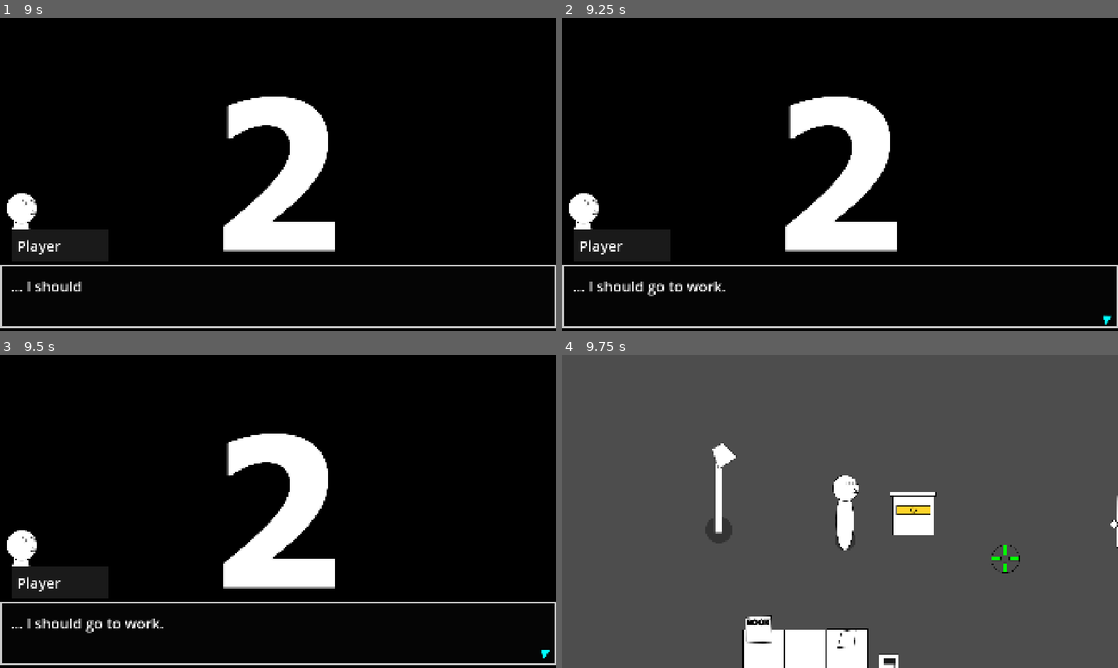
Above: before the commit, frames 1-4 (two rows, left to right).
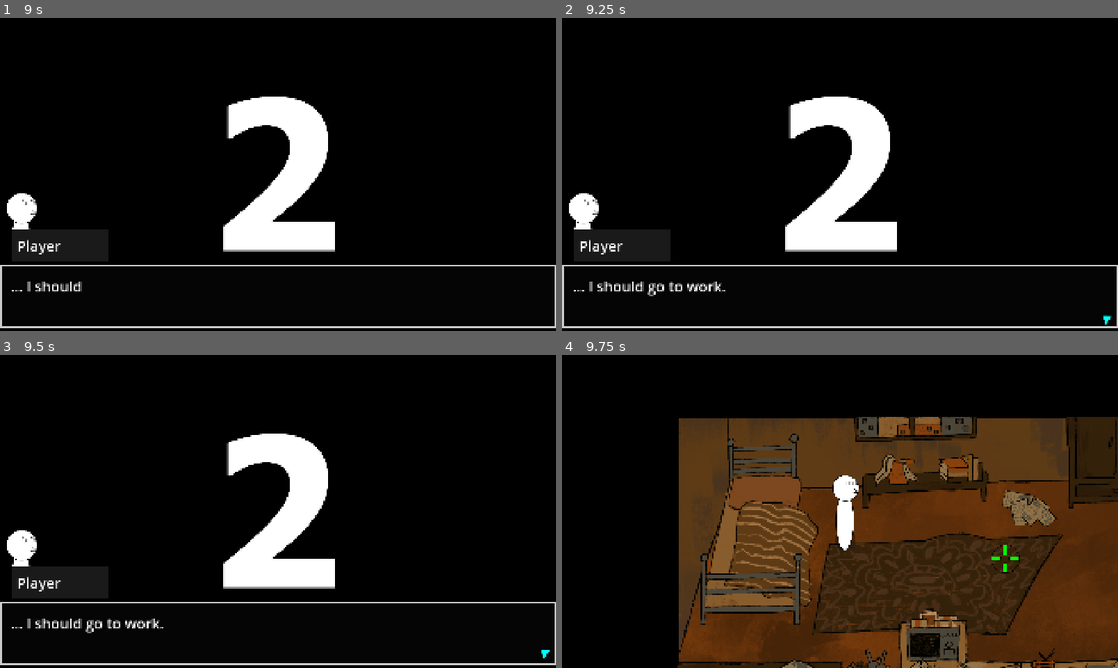
Above: after the commit, the same moments.

Repository: mathew-tran/jamegam50
Game: Godot game, scene res://Scenes/Title.tscn
Same seed, same stepped clock (60 frames per second), same inputs: the game is played once before the commit and once after it.
Inputs (mouse positions are in pixels of both pictures, inside the frame that each line leads up to):
- Up to frame 1 (9 s): move the mouse to (400, 158) at 0.52 s; press the mouse at (400, 158) at 0.53 s; move the mouse to (166, 190) at 1.27 s; release the mouse at (166, 190) at 1.28 s; click (166, 190) at 1.35 s; tap Enter at 2, 6.5, 8 s; move the mouse to (333, 105) at 2.02 s; press the mouse at (333, 105) at 2.03 s; move the mouse to (250, 237) at 2.77 s; release the mouse at (250, 237) at 2.78 s; click (250, 237) at 2.85 s; move the mouse to (444, 221) at 3.52 s; press the mouse at (444, 221) at 3.53 s; move the mouse to (111, 127) at 4.27 s; release the mouse at (111, 127) at 4.28 s; click (111, 127) at 4.35 s; move the mouse to (305, 174) at 5.02 s; press the mouse at (305, 174) at 5.03 s; tap Space at 5.75, 7.25 s; move the mouse to (194, 96) at 5.77 s; release the mouse at (194, 96) at 5.78 s; click (194, 96) at 5.85 s; move the mouse to (400, 158) at 6.52 s; press the mouse at (400, 158) at 6.53 s; move the mouse to (166, 190) at 7.27 s; release the mouse at (166, 190) at 7.28 s; click (166, 190) at 7.35 s; move the mouse to (333, 105) at 8.02 s; press the mouse at (333, 105) at 8.03 s; move the mouse to (250, 237) at 8.77 s; release the mouse at (250, 237) at 8.78 s; click (250, 237) at 8.85 s
- Up to frame 2 (9.25 s): no input
- Up to frame 3 (9.5 s): no input
- Up to frame 4 (9.75 s): tap Space at 9.5 s; move the mouse to (1006, 558) at 9.52 s; press the mouse at (1006, 558) at 9.53 s

Frames 1-3 are identical in both runs. In frame 4, 97% of the frame differs, in the area x 0-100%, y 0-100%.

Commit message:
integrate assets

Diff:
--- a/Prefabs/Autoload/TransitionScene.tscn
+++ b/Prefabs/Autoload/TransitionScene.tscn
@@ -18,6 +18,33 @@
 
 [sub_resource type="StyleBoxTexture" id="StyleBoxTexture_bfmyn"]
 texture = SubResource("NoiseTexture2D_ciiyh")
+
+[sub_resource type="Animation" id="Animation_ufw5x"]
+length = 0.001
+tracks/0/type = "value"
+tracks/0/imported = false
+tracks/0/enabled = true
+tracks/0/path = NodePath("Panel:modulate")
+tracks/0/interp = 1
+tracks/0/loop_wrap = true
+tracks/0/keys = {
+"times": PackedFloat32Array(0),
+"transitions": PackedFloat32Array(1),
+"update": 0,
+"values": [Color(1, 1, 1, 1)]
+}
+tracks/1/type = "value"
+tracks/1/imported = false
+tracks/1/enabled = true
+tracks/1/path = NodePath("AudioStreamPlayer2D:playing")
+tracks/1/interp = 1
+tracks/1/loop_wrap = true
+tracks/1/keys = {
+"times": PackedFloat32Array(0),
+"transitions": PackedFloat32Array(1),
+"update": 1,
+"values": [false]
+}
 
 [sub_resource type="Animation" id="Animation_ohxp3"]
 resource_name = "animateIn"
@@ -47,33 +74,6 @@
 "values": [false, true, false]
 }
 
-[sub_resource type="Animation" id="Animation_ufw5x"]
-length = 0.001
-tracks/0/type = "value"
-tracks/0/imported = false
-tracks/0/enabled = true
-tracks/0/path = NodePath("Panel:modulate")
-tracks/0/interp = 1
-tracks/0/loop_wrap = true
-tracks/0/keys = {
-"times": PackedFloat32Array(0),
-"transitions": PackedFloat32Array(1),
-"update": 0,
-"values": [Color(1, 1, 1, 1)]
-}
-tracks/1/type = "value"
-tracks/1/imported = false
-tracks/1/enabled = true
-tracks/1/path = NodePath("AudioStreamPlayer2D:playing")
-tracks/1/interp = 1
-tracks/1/loop_wrap = true
-tracks/1/keys = {
-"times": PackedFloat32Array(0),
-"transitions": PackedFloat32Array(1),
-"update": 1,
-"values": [false]
-}
-
 [sub_resource type="AnimationLibrary" id="AnimationLibrary_iyff8"]
 _data = {
 &"RESET": SubResource("Animation_ufw5x"),
--- /dev/null
+++ b/Prefabs/Environment/Blockers/Blocker.tscn
@@ -0,0 +1,10 @@
+[gd_scene load_steps=2 format=3 uid="uid://cic07ev5n0vgg"]
+
+[sub_resource type="RectangleShape2D" id="RectangleShape2D_308tu"]
+size = Vector2(1796, 113)
+
+[node name="Blocker" type="StaticBody2D"]
+
+[node name="CollisionShape2D" type="CollisionShape2D" parent="."]
+position = Vector2(763, 9.5)
+shape = SubResource("RectangleShape2D_308tu")
--- /dev/null
+++ b/Prefabs/Environment/House/Bed.tscn
@@ -0,0 +1,15 @@
+[gd_scene load_steps=3 format=3 uid="uid://odw7tip2m2sd"]
+
+[ext_resource type="Texture2D" uid="uid://cm3jl877w8ij" path="res://Art/Environment/House/Bed.PNG" id="1_up0oe"]
+
+[sub_resource type="RectangleShape2D" id="RectangleShape2D_wijmv"]
+size = Vector2(367, 668)
+
+[node name="Bed" type="StaticBody2D"]
+
+[node name="Sprite2D" type="Sprite2D" parent="."]
+texture = ExtResource("1_up0oe")
+
+[node name="CollisionShape2D" type="CollisionShape2D" parent="."]
+position = Vector2(-19.5, -9)
+shape = SubResource("RectangleShape2D_wijmv")
--- /dev/null
+++ b/Prefabs/Environment/House/Books.tscn
@@ -0,0 +1,15 @@
+[gd_scene load_steps=3 format=3 uid="uid://cyyuv65adscg2"]
+
+[ext_resource type="Texture2D" uid="uid://dgvdjprqqk7vg" path="res://Art/Environment/House/books.PNG" id="1_h1gnc"]
+
+[sub_resource type="RectangleShape2D" id="RectangleShape2D_oohhw"]
+size = Vector2(163, 51)
+
+[node name="Books" type="StaticBody2D"]
+
+[node name="Sprite2D" type="Sprite2D" parent="."]
+texture = ExtResource("1_h1gnc")
+
+[node name="CollisionShape2D" type="CollisionShape2D" parent="."]
+position = Vector2(-1.5, 19.5)
+shape = SubResource("RectangleShape2D_oohhw")
--- /dev/null
+++ b/Prefabs/Environment/House/FloorWalls.tscn
@@ -0,0 +1,8 @@
+[gd_scene load_steps=2 format=3 uid="uid://cpjejg7t712hd"]
+
+[ext_resource type="Texture2D" uid="uid://bewuqnrqoqq5n" path="res://Art/Environment/House/FloorWalls.PNG" id="1_ogocc"]
+
+[node name="FloorWalls" type="Node2D"]
+
+[node name="Sprite2D" type="Sprite2D" parent="."]
+texture = ExtResource("1_ogocc")
--- /dev/null
+++ b/Prefabs/Environment/House/HouseTable.tscn
@@ -0,0 +1,15 @@
+[gd_scene load_steps=3 format=3 uid="uid://c0fvdyooognd7"]
+
+[ext_resource type="Texture2D" uid="uid://b0iihi8nfl4pg" path="res://Art/Environment/House/table.PNG" id="1_bqhnx"]
+
+[sub_resource type="RectangleShape2D" id="RectangleShape2D_hfo2b"]
+size = Vector2(588, 188)
+
+[node name="Table" type="StaticBody2D"]
+
+[node name="CollisionShape2D" type="CollisionShape2D" parent="."]
+position = Vector2(-8, 8)
+shape = SubResource("RectangleShape2D_hfo2b")
+
+[node name="Sprite2D" type="Sprite2D" parent="."]
+texture = ExtResource("1_bqhnx")
--- a/Prefabs/Environment/House/InteractableBook.tscn
+++ b/Prefabs/Environment/House/InteractableBook.tscn
@@ -1,8 +1,9 @@
-[gd_scene load_steps=7 format=3 uid="uid://bfvaw5h806ccy"]
+[gd_scene load_steps=8 format=3 uid="uid://bfvaw5h806ccy"]
 
 [ext_resource type="PackedScene" uid="uid://c3l54mkl1be42" path="res://Prefabs/Environment/InteractableItem.tscn" id="1_kfccb"]
-[ext_resource type="Texture2D" uid="uid://t80upgffv8fl" path="res://Art/Environment/BookPlaceholder.png" id="2_gw5v1"]
+[ext_resource type="Texture2D" uid="uid://k5w3jqvhxget" path="res://Art/Environment/House/book.PNG" id="2_y0wba"]
 [ext_resource type="Script" uid="uid://byqjsgo6271ad" path="res://DataTypes/CutsceneData.gd" id="3_dl6w5"]
+[ext_resource type="Script" uid="uid://dvueh6b07v70v" path="res://DataTypes/OptionData.gd" id="4_f4cur"]
 
 [sub_resource type="Resource" id="Resource_y0wba"]
 script = ExtResource("3_dl6w5")
@@ -12,25 +13,26 @@
 \"Not because of their next grief, but from that endless immense beauty above their heads…”
 "
 MusicType = 2
+Options = Array[ExtResource("4_f4cur")]([])
 metadata/_custom_type_script = "uid://byqjsgo6271ad"
 
 [sub_resource type="RectangleShape2D" id="RectangleShape2D_gw5v1"]
 resource_local_to_scene = true
 custom_solver_bias = 1.0
-size = Vector2(93, 94)
+size = Vector2(276, 185)
 
 [sub_resource type="RectangleShape2D" id="RectangleShape2D_dl6w5"]
 resource_local_to_scene = true
 size = Vector2(92, 93)
 
-[node name="InteractableItem" instance=ExtResource("1_kfccb")]
-texture = ExtResource("2_gw5v1")
+[node name="InteractableBook" instance=ExtResource("1_kfccb")]
+texture = ExtResource("2_y0wba")
 InteractText = "READ"
 CutScenes = Array[ExtResource("3_dl6w5")]([SubResource("Resource_y0wba")])
 bHideItemWhileInteracting = true
 
 [node name="CollisionShape2D" parent="Area2D" index="0"]
-position = Vector2(-0.5, -1)
+position = Vector2(-5, -1.5)
 shape = SubResource("RectangleShape2D_gw5v1")
 
 [node name="CollisionShape2D" parent="StaticBody2D" index="0"]
--- a/Prefabs/Environment/House/InteractableNotepad.tscn
+++ b/Prefabs/Environment/House/InteractableNotepad.tscn
@@ -1,8 +1,9 @@
-[gd_scene load_steps=7 format=3 uid="uid://n5aq5qkyuyks"]
+[gd_scene load_steps=8 format=3 uid="uid://n5aq5qkyuyks"]
 
 [ext_resource type="PackedScene" uid="uid://c3l54mkl1be42" path="res://Prefabs/Environment/InteractableItem.tscn" id="1_xc2f2"]
-[ext_resource type="Texture2D" uid="uid://61squjjevq0k" path="res://Art/Environment/NotepadPlaceholder.png" id="2_otya1"]
+[ext_resource type="Texture2D" uid="uid://djr107yw8653y" path="res://Art/Environment/House/notes.PNG" id="2_m2cvw"]
 [ext_resource type="Script" uid="uid://byqjsgo6271ad" path="res://DataTypes/CutsceneData.gd" id="3_m2cvw"]
+[ext_resource type="Script" uid="uid://dvueh6b07v70v" path="res://DataTypes/OptionData.gd" id="4_gtaft"]
 
 [sub_resource type="Resource" id="Resource_gtaft"]
 script = ExtResource("3_m2cvw")
@@ -13,24 +14,26 @@
 \"Maybe that’s the reason? I need to visit a doctor.”
 "
 MusicType = 2
+Options = Array[ExtResource("4_gtaft")]([])
 metadata/_custom_type_script = "uid://byqjsgo6271ad"
 
 [sub_resource type="RectangleShape2D" id="RectangleShape2D_mnsi6"]
 resource_local_to_scene = true
 custom_solver_bias = 1.0
-size = Vector2(66, 70)
+size = Vector2(249, 163)
 
 [sub_resource type="RectangleShape2D" id="RectangleShape2D_otya1"]
 resource_local_to_scene = true
 size = Vector2(67, 76)
 
-[node name="InteractableItem" instance=ExtResource("1_xc2f2")]
-texture = ExtResource("2_otya1")
+[node name="InteractableNotes" instance=ExtResource("1_xc2f2")]
+texture = ExtResource("2_m2cvw")
 InteractText = "READ"
 CutScenes = Array[ExtResource("3_m2cvw")]([SubResource("Resource_gtaft")])
 bHideItemWhileInteracting = true
 
 [node name="CollisionShape2D" parent="Area2D" index="0"]
+position = Vector2(5.5, 9.5)
 shape = SubResource("RectangleShape2D_mnsi6")
 
 [node name="CollisionShape2D" parent="StaticBody2D" index="0"]
--- /dev/null
+++ b/Prefabs/Environment/House/KitchenTable.tscn
@@ -0,0 +1,11 @@
+[gd_scene load_steps=2 format=3 uid="uid://bbkaloki1dggh"]
+
+[ext_resource type="Texture2D" uid="uid://qutt2jkl0py1" path="res://Art/Environment/House/kitchenTable.PNG" id="1_51t4j"]
+
+[node name="KitchenTable" type="StaticBody2D"]
+
+[node name="Sprite2D" type="Sprite2D" parent="."]
+texture = ExtResource("1_51t4j")
+
+[node name="CollisionPolygon2D" type="CollisionPolygon2D" parent="."]
+polygon = PackedVector2Array(-239, -159.6, -339, -174.6, -339, -171.4, -478.7, -162, -489.2, -162, -485, 13.2, -485, 40, -490, 71.2, -490, 135.9, -459, 159, -459, 164.8, 105, 174.8, 105, 176, 115.5, 176, 246.9, 157.4, 295, 168.8, 295, 172.4, 456.4, 166, 472.4, 166, 483.7, -13, 486.8, -20.2, 458, -50.1, 458, -58.7, 351, -42.3, 321.9, -54, 313.3, -54, 266.4, -37.6, 72, -27.9, 33, -26, 48, -28, -234.4, -32.3, -239, -149)
--- /dev/null
+++ b/Prefabs/Environment/House/LittleTable.tscn
@@ -0,0 +1,15 @@
+[gd_scene load_steps=3 format=3 uid="uid://ccaf17kis2eis"]
+
+[ext_resource type="Texture2D" uid="uid://dplx28g6hv6sp" path="res://Art/Environment/House/littleTable.PNG" id="1_2xt13"]
+
+[sub_resource type="RectangleShape2D" id="RectangleShape2D_t50is"]
+size = Vector2(438, 86)
+
+[node name="LittleTable" type="StaticBody2D"]
+
+[node name="Sprite2D" type="Sprite2D" parent="."]
+texture = ExtResource("1_2xt13")
+
+[node name="CollisionShape2D" type="CollisionShape2D" parent="."]
+position = Vector2(1, -1)
+shape = SubResource("RectangleShape2D_t50is")
--- /dev/null
+++ b/Prefabs/Environment/House/Microwave.tscn
@@ -0,0 +1,15 @@
+[gd_scene load_steps=3 format=3 uid="uid://bu7s8j3t15jmy"]
+
+[ext_resource type="Texture2D" uid="uid://clf0c0757rgch" path="res://Art/Environment/House/microwave.PNG" id="1_u0rfj"]
+
+[sub_resource type="RectangleShape2D" id="RectangleShape2D_4lx27"]
+size = Vector2(189, 181)
+
+[node name="Microwave" type="StaticBody2D"]
+
+[node name="Sprite2D" type="Sprite2D" parent="."]
+texture = ExtResource("1_u0rfj")
+
+[node name="CollisionShape2D" type="CollisionShape2D" parent="."]
+position = Vector2(-10.5, 17.5)
+shape = SubResource("RectangleShape2D_4lx27")
--- /dev/null
+++ b/Prefabs/Environment/House/Plant.tscn
@@ -0,0 +1,15 @@
+[gd_scene load_steps=3 format=3 uid="uid://bad1pdlg7p8bg"]
+
+[ext_resource type="Texture2D" uid="uid://ce1hlleiai0ab" path="res://Art/Environment/House/plant.PNG" id="1_sfiaf"]
+
+[sub_resource type="RectangleShape2D" id="RectangleShape2D_sfiaf"]
+size = Vector2(88, 86)
+
+[node name="Plant" type="StaticBody2D"]
+
+[node name="Sprite2D" type="Sprite2D" parent="."]
+texture = ExtResource("1_sfiaf")
+
+[node name="CollisionShape2D" type="CollisionShape2D" parent="."]
+position = Vector2(9, 15)
+shape = SubResource("RectangleShape2D_sfiaf")
--- /dev/null
+++ b/Prefabs/Environment/House/TableTrash.tscn
@@ -0,0 +1,8 @@
+[gd_scene load_steps=2 format=3 uid="uid://b7k8x7w6hgboa"]
+
+[ext_resource type="Texture2D" uid="uid://u15ns5ms4vkx" path="res://Art/Environment/House/trashOnTable.PNG" id="1_l5mkj"]
+
+[node name="TableTrash" type="StaticBody2D"]
+
+[node name="Sprite2D" type="Sprite2D" parent="."]
+texture = ExtResource("1_l5mkj")
--- /dev/null
+++ b/Prefabs/Environment/House/Trashcan.tscn
@@ -0,0 +1,15 @@
+[gd_scene load_steps=3 format=3 uid="uid://8qn670npkvf2"]
+
+[ext_resource type="Texture2D" uid="uid://c5t1xuq8v4cbs" path="res://Art/Environment/House/trashcan.PNG" id="1_qigop"]
+
+[sub_resource type="RectangleShape2D" id="RectangleShape2D_s4j3d"]
+size = Vector2(176, 171)
+
+[node name="Trashcan" type="StaticBody2D"]
+
+[node name="Sprite2D" type="Sprite2D" parent="."]
+texture = ExtResource("1_qigop")
+
+[node name="CollisionShape2D" type="CollisionShape2D" parent="."]
+position = Vector2(2, 40.5)
+shape = SubResource("RectangleShape2D_s4j3d")
--- /dev/null
+++ b/Prefabs/Environment/House/Wardrobe.tscn
@@ -0,0 +1,15 @@
+[gd_scene load_steps=3 format=3 uid="uid://cykc6830hkf02"]
+
+[ext_resource type="Texture2D" uid="uid://c4hycnl2vqrpy" path="res://Art/Environment/House/wardrobe.PNG" id="1_k7qka"]
+
+[sub_resource type="RectangleShape2D" id="RectangleShape2D_qjdgh"]
+size = Vector2(372, 317)
+
+[node name="Wardrobe" type="StaticBody2D"]
+
+[node name="Sprite2D" type="Sprite2D" parent="."]
+texture = ExtResource("1_k7qka")
+
+[node name="CollisionShape2D" type="CollisionShape2D" parent="."]
+position = Vector2(-11, -15.5)
+shape = SubResource("RectangleShape2D_qjdgh")
--- /dev/null
+++ b/Prefabs/Environment/House/Window.tscn
@@ -0,0 +1,8 @@
+[gd_scene load_steps=2 format=3 uid="uid://witv4a48dwkq"]
+
+[ext_resource type="Texture2D" uid="uid://dqdqbb7uclje8" path="res://Art/Environment/House/window.PNG" id="1_ac1yk"]
+
+[node name="Window" type="Node2D"]
+
+[node name="Sprite2D" type="Sprite2D" parent="."]
+texture = ExtResource("1_ac1yk")
--- a/Scenes/Main.tscn
+++ b/Scenes/Main.tscn
@@ -1,22 +1,33 @@
-[gd_scene load_steps=23 format=3 uid="uid://cnsfdc5wb0cb1"]
+[gd_scene load_steps=32 format=3 uid="uid://cnsfdc5wb0cb1"]
 
 [ext_resource type="Script" uid="uid://bx0itqrisx6qs" path="res://Scripts/Main.gd" id="1_r150o"]
 [ext_resource type="Script" uid="uid://byqjsgo6271ad" path="res://DataTypes/CutsceneData.gd" id="2_4kpch"]
 [ext_resource type="PackedScene" uid="uid://m7eqcxxm3e24" path="res://Prefabs/Player.tscn" id="2_idj7w"]
 [ext_resource type="Texture2D" uid="uid://bboqsmd00emng" path="res://Art/CutSceneStills/Test1.png" id="3_grg3l"]
-[ext_resource type="PackedScene" uid="uid://d2nqmvbp4c2hu" path="res://Prefabs/Environment/Box.tscn" id="3_kln2b"]
 [ext_resource type="Script" uid="uid://dvueh6b07v70v" path="res://DataTypes/OptionData.gd" id="4_2w5on"]
 [ext_resource type="Texture2D" uid="uid://col6mb1s1fvko" path="res://Art/CutSceneStills/Test2.png" id="4_frkhe"]
 [ext_resource type="Resource" uid="uid://rdwh1ys6h2x" path="res://Content/Characters/Character_Player.tres" id="5_grg3l"]
-[ext_resource type="PackedScene" uid="uid://cr3mstg62i332" path="res://Prefabs/Environment/InteractableDresser.tscn" id="5_jw32o"]
 [ext_resource type="PackedScene" uid="uid://cmwjabbwgt077" path="res://Prefabs/UI/InteractPanel.tscn" id="5_pbw6q"]
-[ext_resource type="PackedScene" uid="uid://dkwadeoluirfn" path="res://Prefabs/Environment/InteractableLamp.tscn" id="6_v1gob"]
-[ext_resource type="PackedScene" uid="uid://b4sh2igo0fbb7" path="res://Prefabs/Environment/InteractableLightSwitch.tscn" id="7_jw32o"]
-[ext_resource type="AudioStream" uid="uid://d0puxgd53a0na" path="res://Audio/SFX/drawer.ogg" id="8_erwvk"]
+[ext_resource type="PackedScene" uid="uid://odw7tip2m2sd" path="res://Prefabs/Environment/House/Bed.tscn" id="7_0sclb"]
+[ext_resource type="PackedScene" uid="uid://c0fvdyooognd7" path="res://Prefabs/Environment/House/HouseTable.tscn" id="7_346fj"]
+[ext_resource type="PackedScene" uid="uid://cpjejg7t712hd" path="res://Prefabs/Environment/House/FloorWalls.tscn" id="7_sxkr1"]
+[ext_resource type="PackedScene" uid="uid://cyyuv65adscg2" path="res://Prefabs/Environment/House/Books.tscn" id="8_sxkr1"]
+[ext_resource type="PackedScene" uid="uid://ccaf17kis2eis" path="res://Prefabs/Environment/House/LittleTable.tscn" id="11_hwpts"]
 [ext_resource type="PackedScene" uid="uid://n5aq5qkyuyks" path="res://Prefabs/Environment/House/InteractableNotepad.tscn" id="12_grg3l"]
 [ext_resource type="PackedScene" uid="uid://bfvaw5h806ccy" path="res://Prefabs/Environment/House/InteractableBook.tscn" id="13_frkhe"]
 [ext_resource type="PackedScene" uid="uid://dvoydeg05t3xe" path="res://Scenes/Part2.tscn" id="13_h1m7h"]
+[ext_resource type="PackedScene" uid="uid://8qn670npkvf2" path="res://Prefabs/Environment/House/Trashcan.tscn" id="13_jyqft"]
 [ext_resource type="PackedScene" uid="uid://bcml3rn2er3g2" path="res://Prefabs/Environment/House/InteractableDoor.tscn" id="14_1p5hy"]
+[ext_resource type="PackedScene" uid="uid://bu7s8j3t15jmy" path="res://Prefabs/Environment/House/Microwave.tscn" id="14_3tgeq"]
+[ext_resource type="AudioStream" uid="uid://ej728w2bnxlv" path="res://Audio/SFX/Dooropenreal.wav" id="18_kpo4j"]
+[ext_resource type="PackedScene" uid="uid://bbkaloki1dggh" path="res://Prefabs/Environment/House/KitchenTable.tscn" id="21_fq0cl"]
+[ext_resource type="PackedScene" uid="uid://bad1pdlg7p8bg" path="res://Prefabs/Environment/House/Plant.tscn" id="23_c4ay3"]
+[ext_resource type="PackedScene" uid="uid://cykc6830hkf02" path="res://Prefabs/Environment/House/Wardrobe.tscn" id="24_3tgeq"]
+[ext_resource type="PackedScene" uid="uid://cic07ev5n0vgg" path="res://Prefabs/Environment/Blockers/Blocker.tscn" id="25_aht7i"]
+[ext_resource type="PackedScene" uid="uid://witv4a48dwkq" path="res://Prefabs/Environment/House/Window.tscn" id="25_c4ay3"]
+[ext_resource type="AudioStream" uid="uid://cdv6mdlspog7o" path="res://Audio/Ambients/ambientstreet.ogg" id="26_5jffn"]
+[ext_resource type="PackedScene" uid="uid://b7k8x7w6hgboa" path="res://Prefabs/Environment/House/TableTrash.tscn" id="26_aht7i"]
+[ext_resource type="Script" uid="uid://smhacb81w4cp" path="res://Scripts/AmbientPlayer.gd" id="27_5jffn"]
 
 [sub_resource type="Resource" id="Resource_1p5hy"]
 script = ExtResource("2_4kpch")
@@ -44,25 +55,11 @@
 Options = Array[ExtResource("4_2w5on")]([])
 metadata/_custom_type_script = "uid://byqjsgo6271ad"
 
-[sub_resource type="Resource" id="Resource_uibst"]
-script = ExtResource("2_4kpch")
-TextToSay = "There is nothing in here."
-MusicType = 2
-Options = Array[ExtResource("4_2w5on")]([])
-metadata/_custom_type_script = "uid://byqjsgo6271ad"
-
-[sub_resource type="Resource" id="Resource_2w5on"]
-script = ExtResource("2_4kpch")
-TextToSay = ""
-MusicType = 2
-SFX = ExtResource("8_erwvk")
-Options = Array[ExtResource("4_2w5on")]([])
-metadata/_custom_type_script = "uid://byqjsgo6271ad"
-
 [sub_resource type="Resource" id="Resource_erwvk"]
 script = ExtResource("2_4kpch")
 TextToSay = "You open the door to go outside."
 MusicType = 3
+SFX = ExtResource("18_kpo4j")
 Options = Array[ExtResource("4_2w5on")]([])
 metadata/_custom_type_script = "uid://byqjsgo6271ad"
 
@@ -73,46 +70,55 @@
 
 [node name="Environment" type="Node2D" parent="."]
 
-[node name="Box" parent="Environment" instance=ExtResource("3_kln2b")]
-position = Vector2(172, 951)
+[node name="FloorWalls" parent="Environment" instance=ExtResource("7_sxkr1")]
+position = Vector2(842, 688)
 
-[node name="Box2" parent="Environment" instance=ExtResource("3_kln2b")]
-position = Vector2(461, 949)
+[node name="Table" parent="Environment" instance=ExtResource("7_346fj")]
+position = Vector2(170, 1074)
 
-[node name="Box3" parent="Environment" instance=ExtResource("3_kln2b")]
-position = Vector2(316, 951)
+[node name="Bed" parent="Environment" instance=ExtResource("7_0sclb")]
+position = Vector2(160, 540)
 
-[node name="Box4" parent="Environment" instance=ExtResource("3_kln2b")]
-position = Vector2(172, 1097)
+[node name="KitchenTable" parent="Environment" instance=ExtResource("21_fq0cl")]
+position = Vector2(1120, 1011)
 
-[node name="Box5" parent="Environment" instance=ExtResource("3_kln2b")]
-position = Vector2(461, 1095)
+[node name="LittleTable" parent="Environment" instance=ExtResource("11_hwpts")]
+position = Vector2(729, 379)
 
-[node name="Box6" parent="Environment" instance=ExtResource("3_kln2b")]
-position = Vector2(316, 1097)
+[node name="Books" parent="Environment" instance=ExtResource("8_sxkr1")]
+position = Vector2(854, 328)
 
-[node name="InteractableItem2" parent="Environment" instance=ExtResource("5_jw32o")]
-position = Vector2(689, 477)
-CutScenes = Array[ExtResource("2_4kpch")]([SubResource("Resource_uibst"), SubResource("Resource_2w5on")])
-TriggerState = 1
+[node name="Trashcan" parent="Environment" instance=ExtResource("13_jyqft")]
+position = Vector2(534, 1040)
 
-[node name="InteractableItem" parent="Environment" instance=ExtResource("6_v1gob")]
-position = Vector2(28, 407)
+[node name="Microwave" parent="Environment" instance=ExtResource("14_3tgeq")]
+position = Vector2(770, 879)
 
-[node name="InteractableItem3" parent="Environment" instance=ExtResource("7_jw32o")]
-position = Vector2(605, 999)
-
-[node name="InteractableItem4" parent="Environment" instance=ExtResource("12_grg3l")]
-position = Vector2(460, 911)
-
-[node name="InteractableItem5" parent="Environment" instance=ExtResource("13_frkhe")]
-position = Vector2(156, 878)
+[node name="InteractableBook" parent="Environment" instance=ExtResource("13_frkhe")]
+position = Vector2(328, 1068)
 
 [node name="InteractableDoor" parent="Environment" instance=ExtResource("14_1p5hy")]
-position = Vector2(1393, 505)
+position = Vector2(1591, 733)
 SceneToChangeTo = ExtResource("13_h1m7h")
 InteractText = "Go outside"
 CutScenes = Array[ExtResource("2_4kpch")]([SubResource("Resource_erwvk")])
+
+[node name="InteractableItem4" parent="Environment" instance=ExtResource("12_grg3l")]
+position = Vector2(1091, 458)
+rotation = 0.174533
+scale = Vector2(0.8, 0.8)
+
+[node name="Plant" parent="Environment" instance=ExtResource("23_c4ay3")]
+position = Vector2(630, 323)
+
+[node name="TableTrash" parent="Environment" instance=ExtResource("26_aht7i")]
+position = Vector2(867, 1112)
+
+[node name="Wardrobe" parent="Environment" instance=ExtResource("24_3tgeq")]
+position = Vector2(1412, 320)
+
+[node name="Window2" parent="Environment" instance=ExtResource("25_c4ay3")]
+position = Vector2(709, 197)
 
 [node name="Player" parent="." instance=ExtResource("2_idj7w")]
 position = Vector2(428, 471)
@@ -121,3 +127,25 @@
 
 [node name="Panel" parent="CanvasLayer" groups=["InteractPanel"] instance=ExtResource("5_pbw6q")]
 visible = false
+
+[node name="Blocker" parent="." instance=ExtResource("25_aht7i")]
+position = Vector2(0, 322)
+
+[node name="Blocker2" parent="." instance=ExtResource("25_aht7i")]
+position = Vector2(-20, 1222)
+
+[node name="Blocker3" parent="." instance=ExtResource("25_aht7i")]
+position = Vector2(-193, 1372)
+rotation = -1.57079
+
+[node name="Blocker4" parent="." instance=ExtResource("25_aht7i")]
+position = Vector2(1659, 1337)
+rotation = -1.57079
+
+[node name="AudioStreamPlayer2D" type="AudioStreamPlayer2D" parent="."]
+process_mode = 3
+position = Vector2(1307, -348)
+stream = ExtResource("26_5jffn")
+volume_db = -10.0
+autoplay = true
+script = ExtResource("27_5jffn")
--- /dev/null
+++ b/Scripts/AmbientPlayer.gd
@@ -0,0 +1,4 @@
+extends AudioStreamPlayer2D
+
+func _ready() -> void:
+	playing = true
--- a/Scripts/Autoload/Jukebox.gd
+++ b/Scripts/Autoload/Jukebox.gd
@@ -6,6 +6,7 @@
 	SAD,
 	DREAM,
 	CONTINUE,
+	ENDING,
 	NONE
 }
 
@@ -16,6 +17,8 @@
 			stream = load("res://Audio/Music/Jamgam-50sadM.ogg")
 		MUSIC_TYPE.DREAM:
 			stream = load("res://Audio/Music/Jamgam-50dream.ogg")
+		MUSIC_TYPE.ENDING:
+			stream = load("res://Scripts/Autoload/Jukebox.gd")
 		MUSIC_TYPE.NONE:
 			stream = null
 			stop()
--- a/Shaders/InteractableShaderMaterial.tres
+++ b/Shaders/InteractableShaderMaterial.tres
@@ -4,6 +4,7 @@
 
 [resource]
 shader = ExtResource("1_0p7yj")
-shader_parameter/allow_out_of_bounds = true
-shader_parameter/outline_thickness = 3.0
-shader_parameter/outline_color = Color(1, 1, 0, 1)
+shader_parameter/scanline_color = Color(1, 1, 1, 0.5)
+shader_parameter/scanline_spacing = 4.0
+shader_parameter/scanline_width = 0.5
+shader_parameter/edge_softness = 0.25
--- a/project.godot
+++ b/project.godot
@@ -35,3 +35,7 @@
 "events": [Object(InputEventMouseButton,"resource_local_to_scene":false,"resource_name":"","device":-1,"window_id":0,"a …(253 unchanged characters)…
 ]
 }
+
+[rendering]
+
+environment/defaults/default_clear_color=Color(0, 0, 0, 1)
Binary file added: Art/Environment/House/Bed.PNG
Not shown, added: Art/Environment/House/Bed.PNG.import
Binary file added: Art/Environment/House/FloorWalls.PNG
Not shown, added: Art/Environment/House/FloorWalls.PNG.import
Binary file added: Art/Environment/House/book.PNG
Not shown, added: Art/Environment/House/book.PNG.import
Binary file added: Art/Environment/House/books.PNG
Not shown, added: Art/Environment/House/books.PNG.import
Binary file added: Art/Environment/House/kitchenTable.PNG
Not shown, added: Art/Environment/House/kitchenTable.PNG.import
Binary file added: Art/Environment/House/littleTable.PNG
Not shown, added: Art/Environment/House/littleTable.PNG.import
(and 24 more such lines)
